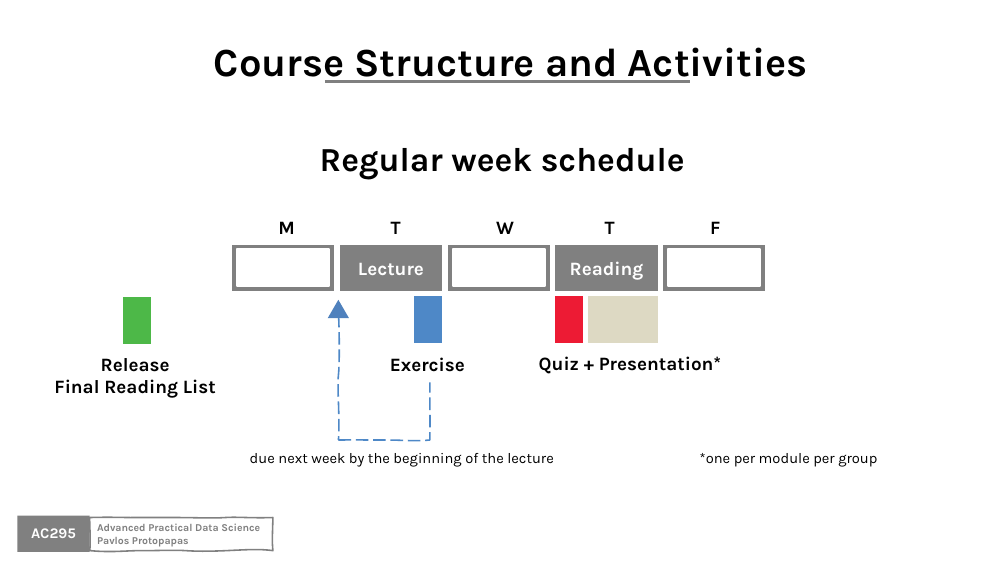
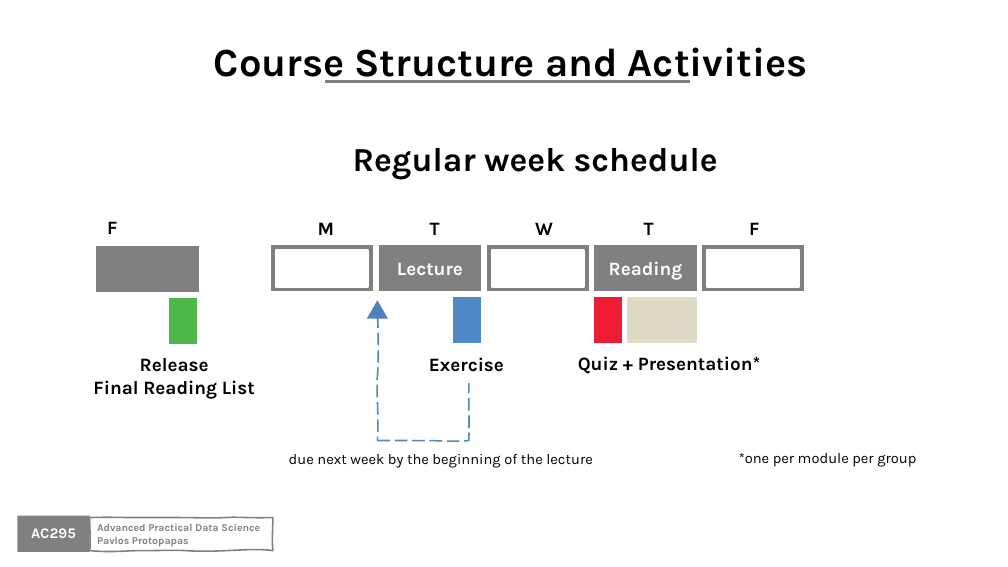
Before and after one commit to Harvard-IACS/2020-AC295, a slide deck: slide 18 of content/lectures/lecture1/presentation/lecture1.pptx (slide 17 before the commit). Drawn at 1008x567 pixels with LibreOffice and Linux fonts; fonts in the diff are those of the drawing; background and template pictures are left out. Boxes give left, top, right and bottom in pixels: in the first picture for what was removed or moved away, otherwise in the second. Text is boxed around its words. In the diff, an @@ line names an element or a change of style, - is before the commit and + after.

```diff
--- a/content/lectures/lecture1/presentation/lecture1.pptx
+++ b/content/lectures/lecture1/presentation/lecture1.pptx
@@ text "Regular week schedule": place and size @@
-text "Regular week schedule" at (320, 148, 685, 180)
+text "Regular week schedule" at (353, 148, 718, 180)
@@ text added at (107, 221, 117, 234), 18 pt, text #000000, bold @@
+F
@@ rectangle added at (95, 245, 200, 293), fill #808080, outline #FFFFFF 2.25 pt @@
@@ rectangle: place and size @@
-rectangle at (122, 296, 152, 346)
+rectangle at (168, 296, 198, 346)
@@ 12 rectangles, 6 texts, 1 triangle, 1 freeform shape: place and size @@
-12 rectangles, 6 texts, 1 triangle, 1 freeform shape at (54, 221, 877, 467)
+12 rectangles, 6 texts, 1 triangle, 1 freeform shape at (93, 222, 916, 468)
```
Also in this commit, not shown: 9 other slides changed, 1 slide added, 5 other files.
